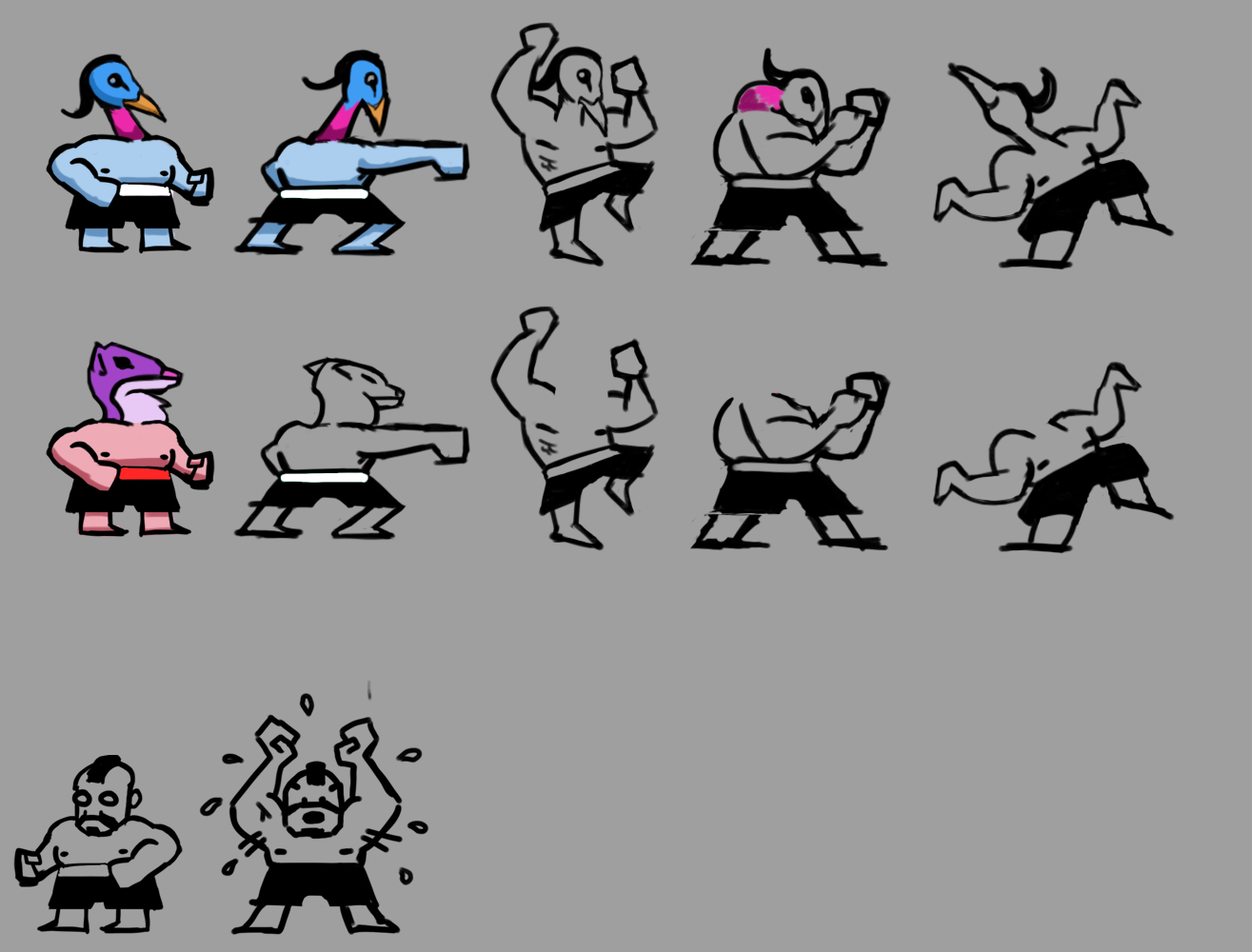
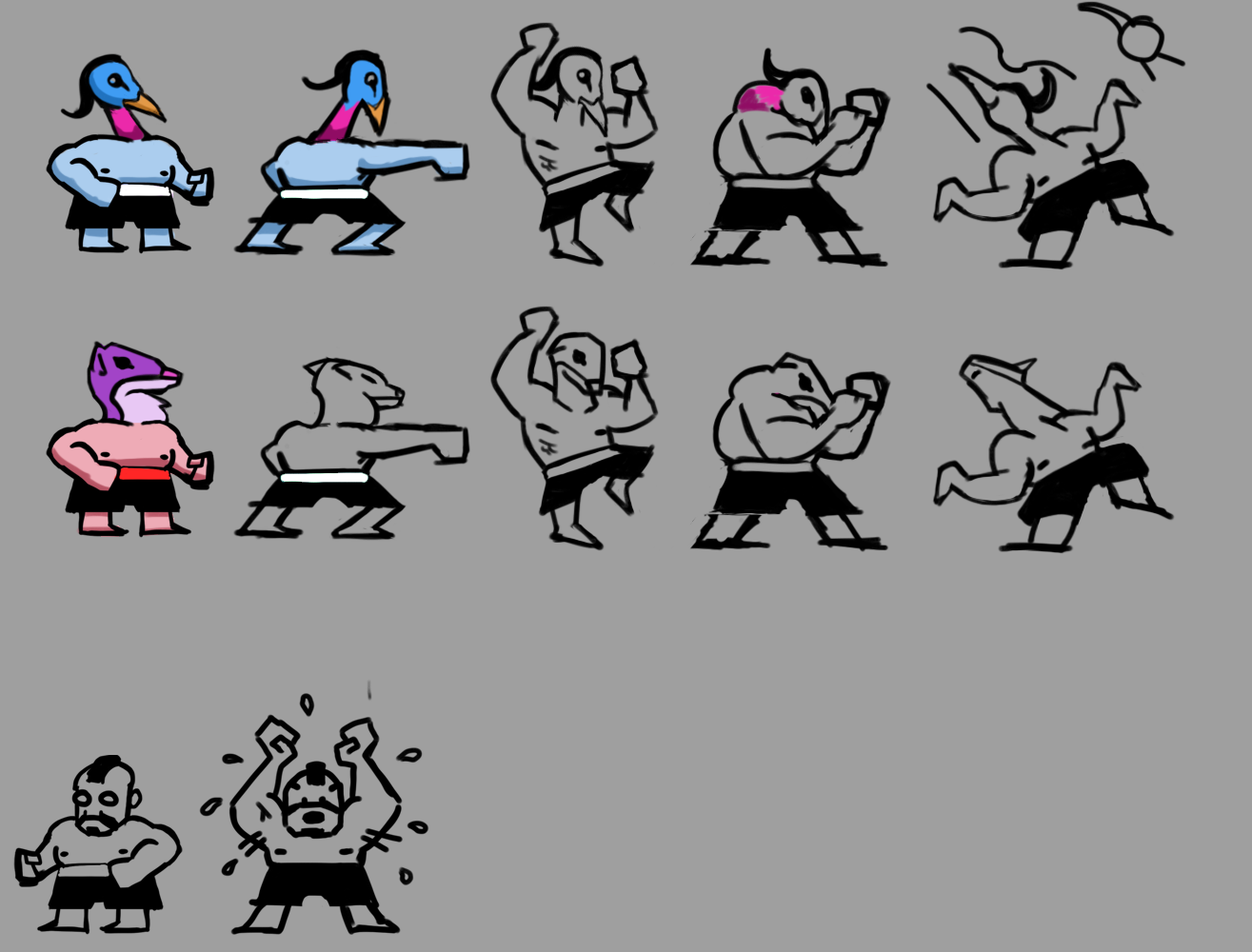
Before/after of a (1252, 952) layered artwork. What changed in the layer stack:
painted on "Enemy" over [544, 331, 1070, 432]
painted on "Color" over [925, 0, 1186, 144]
